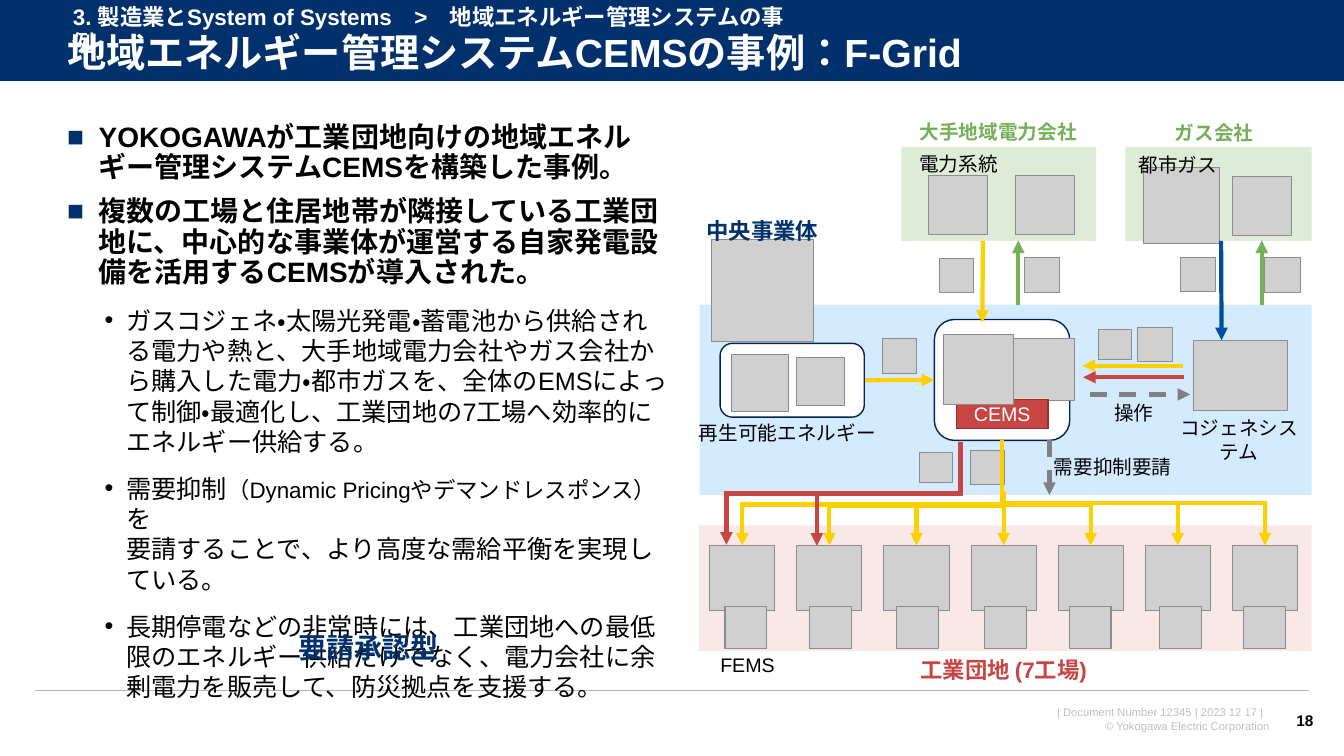
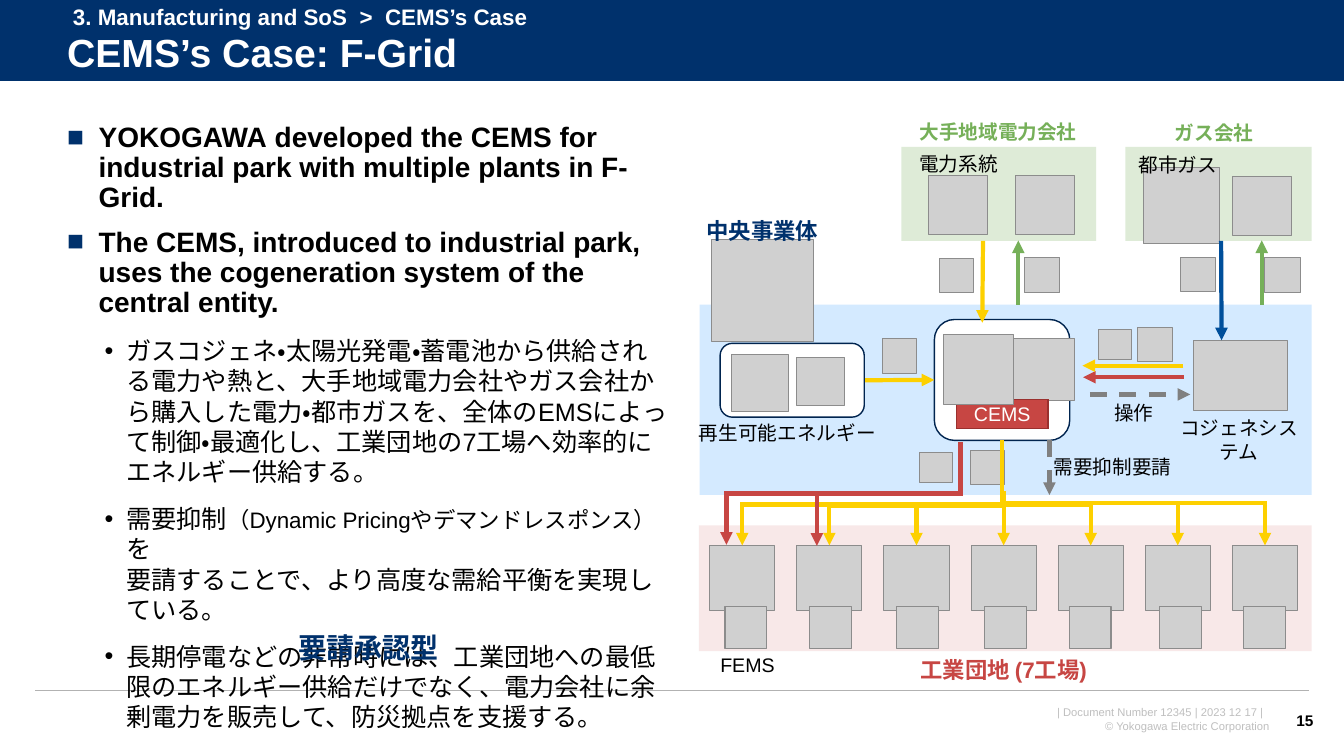
Before and after one commit to watarukumagai-git/opt, a slide deck: slide 15 of SoS/240322_SoS_kumagai.pptx (slide 18 before the commit). Drawn at 1344x756 pixels with LibreOffice and Linux fonts; fonts in the diff are those of the drawing; grey boxes stand for pictures; background and template pictures are left out. Boxes give left, top, right and bottom in pixels: in the first picture for what was removed or moved away, otherwise in the second. Text is boxed around its words. In the diff, an @@ line names an element or a change of style, - is before the commit and + after.

```diff
--- a/SoS/240322_SoS_kumagai.pptx
+++ b/SoS/240322_SoS_kumagai.pptx
@@ text at <box>73,8,527,30</box>: text changed @@
-3. 製造業とSystem of Systems > 地域エネルギー管理システムの事例
+3. Manufacturing and SoS > CEMS’s Case
@@ text at <box>67,38,457,68</box>: text changed @@
-地域エネルギー管理システムCEMSの事例：F-Grid
+CEMS’s Case: F-Grid
@@ text at <box>99,126,640,317</box>: text changed @@
-■ YOKOGAWAが工業団地向けの地域エネルギー管理システムCEMSを構築した事例。
-■ 複数の工場と住居地帯が隣接している工業団地に、中心的な事業体が運営する自家発電設備を活用するCEMSが導入された。
+■ YOKOGAWA developed the CEMS for industrial park with multiple plants in F-Grid.
+■ The CEMS, introduced to industrial park, uses the cogeneration system of the central entity.
@@ page number at <box>1296,715,1313,726</box>: text changed @@
-18
+15
```
Also in this commit, not shown: 13 other slides changed, 4 slides added, 8 slides removed.
